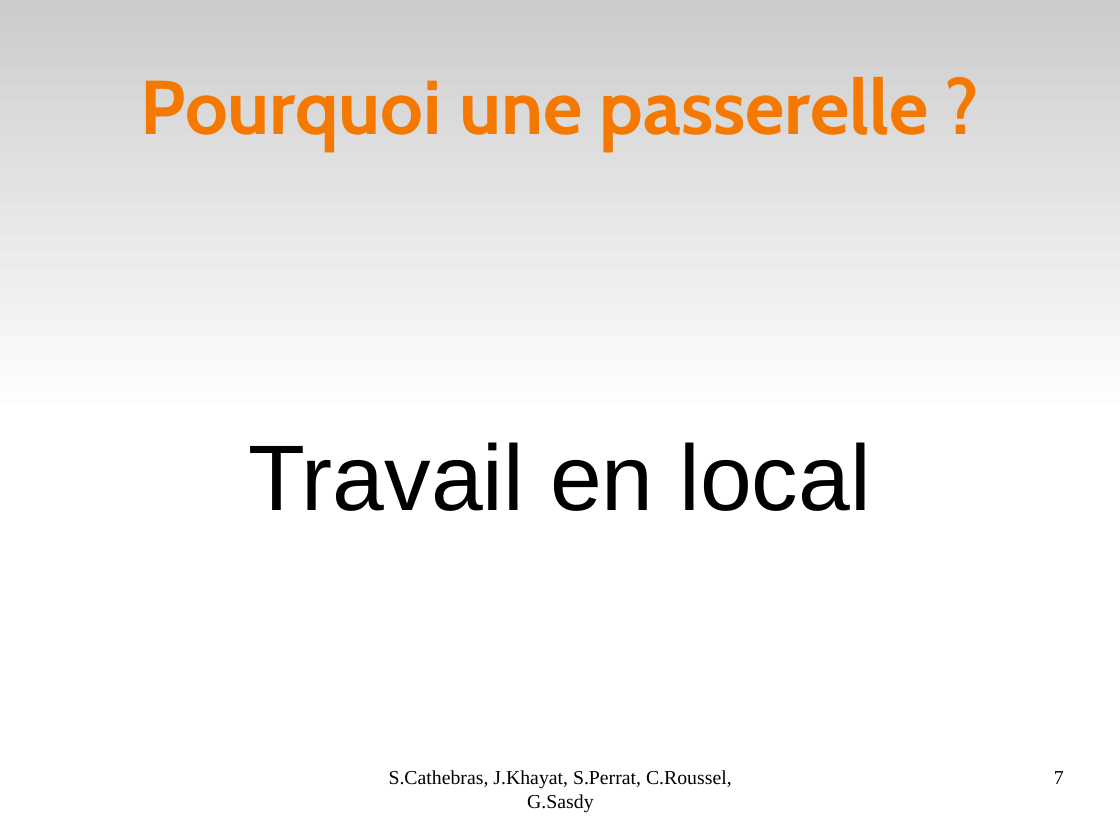
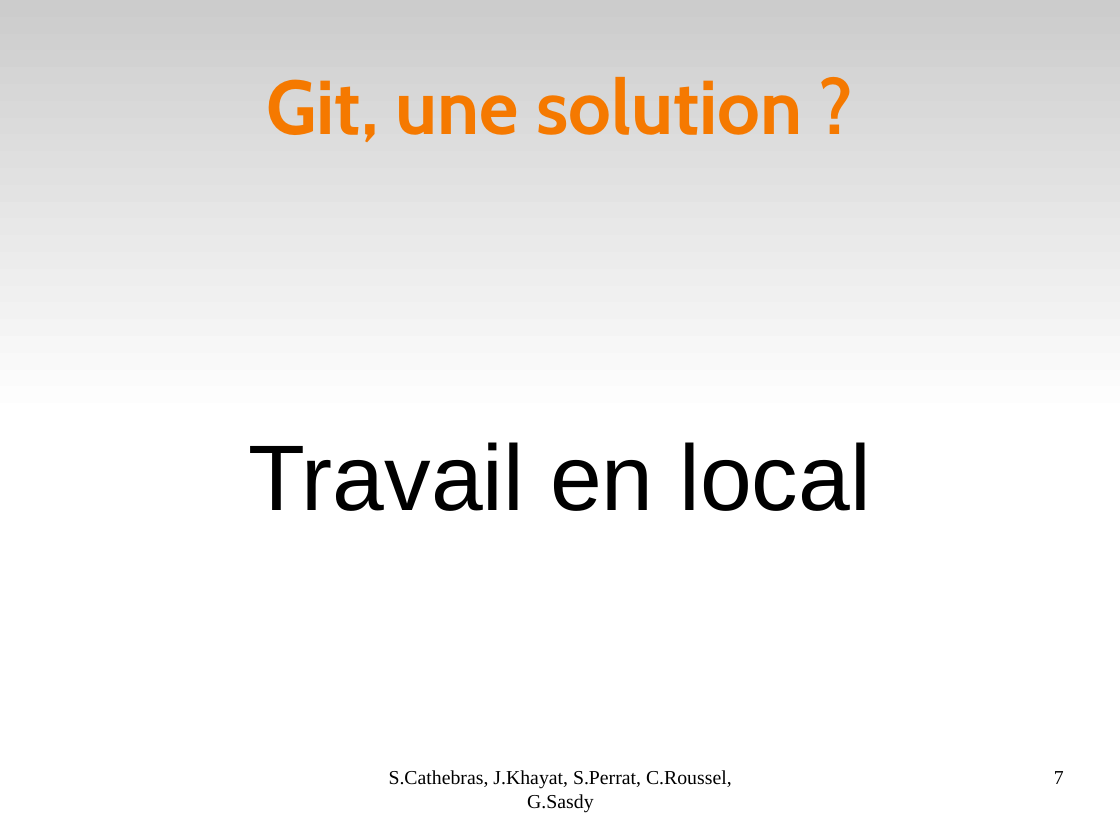
Before and after one commit to Darktrop/git-mediawiki-ensimag, a slide deck: slide 7 of sheme/presoutenance/Bilan.odp. Drawn at 1120x840 pixels with LibreOffice and Linux fonts; fonts in the diff are those of the drawing. Boxes give left, top, right and bottom in pixels: in the first picture for what was removed or moved away, otherwise in the second. Text is boxed around its words. In the diff, an @@ line names an element or a change of style, - is before the commit and + after.

```diff
--- a/sheme/presoutenance/Bilan.odp
+++ b/sheme/presoutenance/Bilan.odp
@@ title at [267,77,802,142]: text changed @@
-Pourquoi une passerelle ?
+Git, une solution ?
```
Also in this commit, not shown: 6 other slides changed, 4 slides removed.
